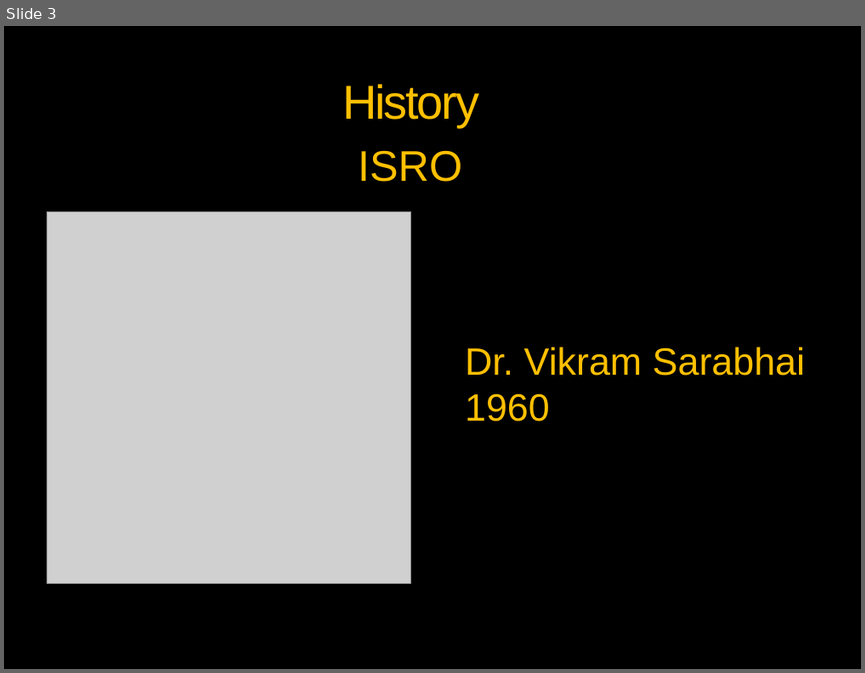
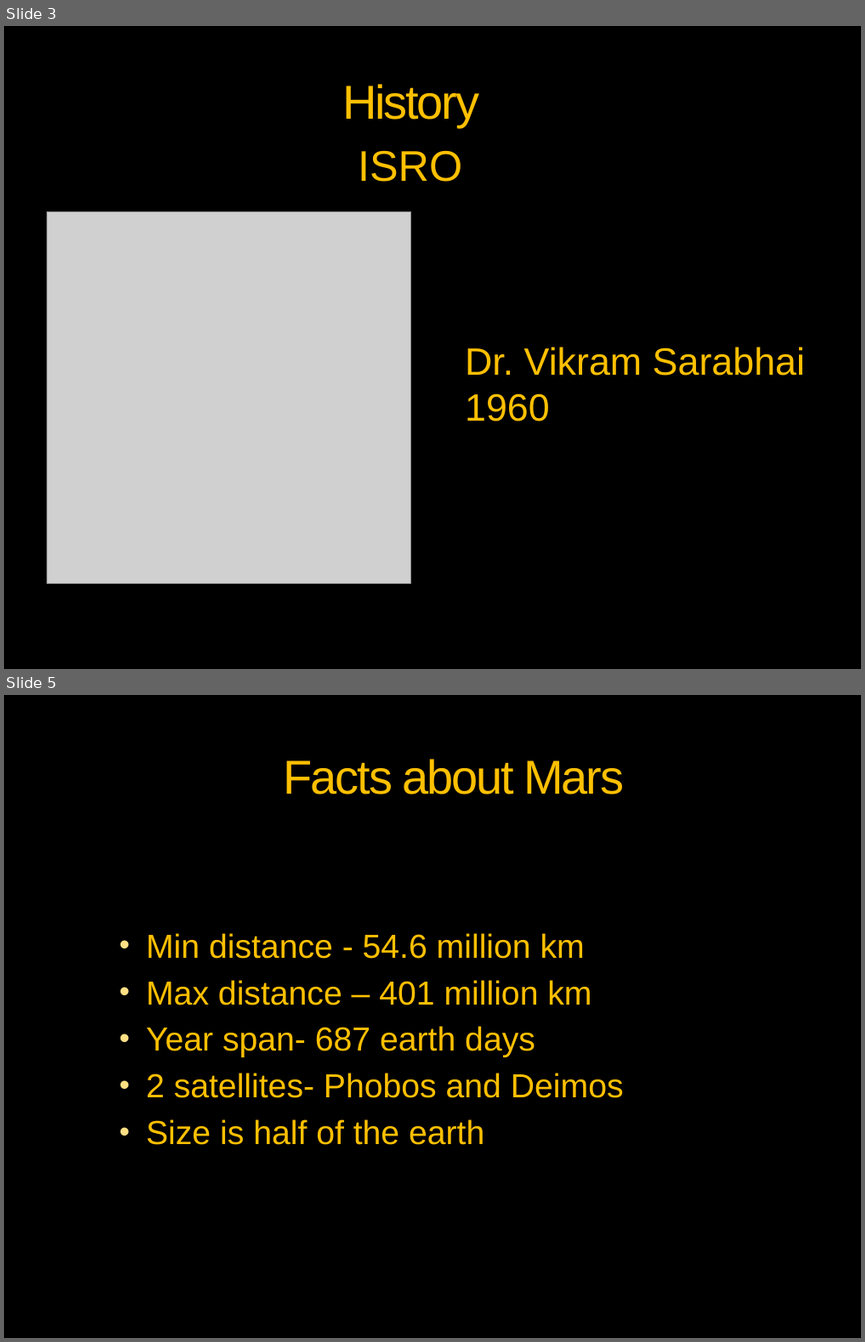
Before and after one commit to vickaas13/tedx, a slide deck: MOM- Taking India to MARS.pptx. Shown one above the other, each under a label of ours: slide 3 before the commit, slides 3 and 5 after it; the slides between them are not shown. The pictures are 865x673 and 865x1342 pixels, drawn with LibreOffice and Linux fonts; fonts in the diff are those of the drawing; grey boxes stand for pictures; background and template pictures are left out. Boxes give left, top, right and bottom in pixels: in the first picture for what was removed or moved away, otherwise in the second. Text is boxed around its words. In the diff, an @@ line names an element or a change of style, - is before the commit and + after.

```diff
--- a/MOM- Taking India to MARS.pptx
+++ b/MOM- Taking India to MARS.pptx
@@ slide 5 added at [4, 695, 861, 1338], background picture (left out); not listed: 3 template elements that a slide beside it also shows @@
@@ title added at [284, 759, 624, 794], 40 pt, text #FFC000 @@
+Facts about Mars
@@ text added at [146, 933, 624, 1145], 28 pt, text #FFC000 @@
+  • Min distance - 54.6 million km
+  • Max distance – 401 million km
+  • Year span- 687 earth days
+  • 2 satellites- Phobos and Deimos
+  • Size is half of the earth
```
Also in this commit, not shown: 1 slide changed, 3 other slides added, 3 slides removed, 1 other file.
